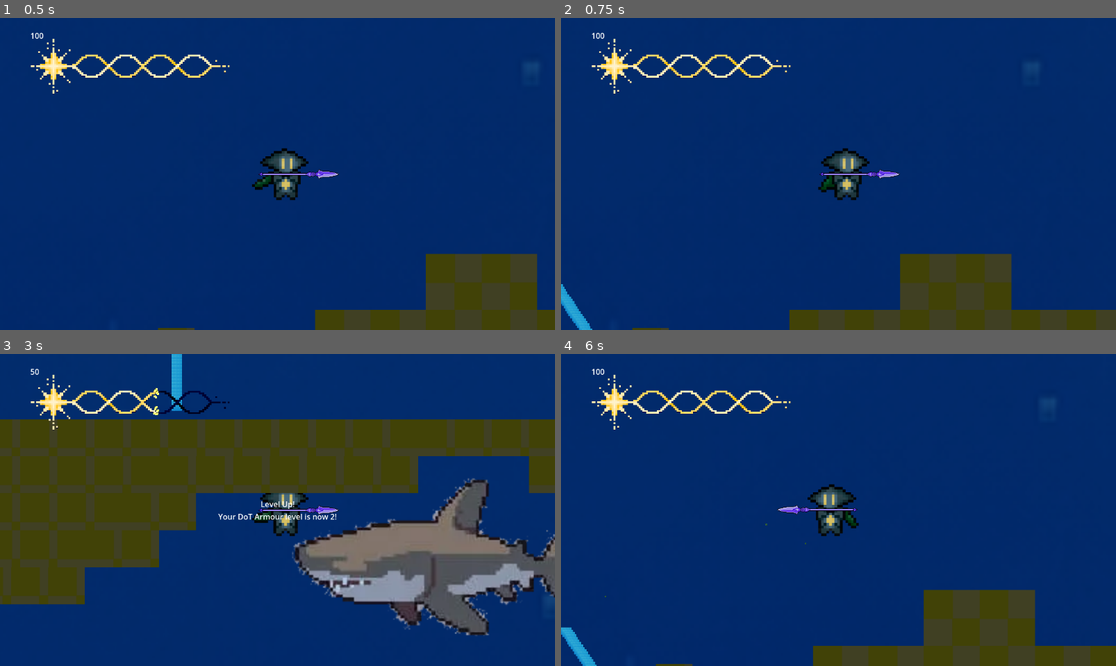
Above: before the commit, frames 1-4 (two rows, left to right).
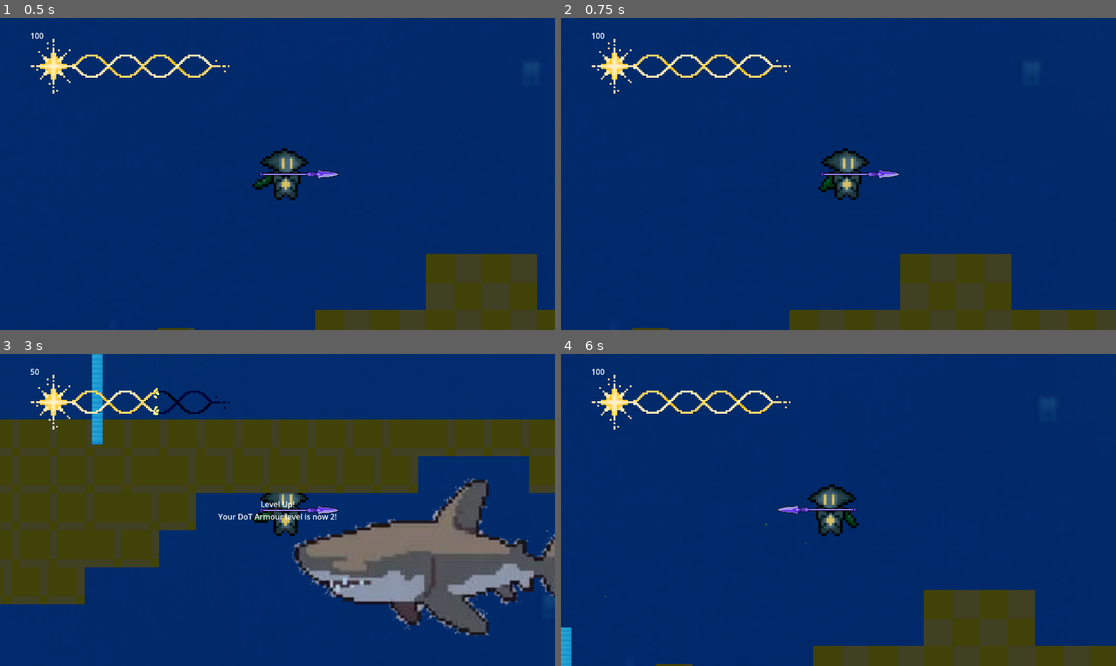
Above: after the commit, the same moments.

Repository: CommanderTuna999/Ocean-Game
Game: Godot game, scene res://Scenes/Game.tscn
Two runs of this game, one before a commit and one after it. Both use one fixed random seed, a clock stepped at 60 frames per second and the inputs below. The engine's default icon, where the game draws it, is replaced by a stand-in: a white triangle on a blue panel in a dark square.
Inputs (mouse positions are in pixels of both pictures, inside the frame that each line leads up to):
- Up to frame 1 (0.5 s): no input
- Up to frame 2 (0.75 s): move the mouse to (960, 158) at 0.52 s; hold D (Right) from 0.53 s (still down); tap Q (Dash) at 0.6 s
- Up to frame 3 (3 s): tap W (Up) at 0.77, 1.52 s; move the mouse to (166, 525) at 1.27 s; tap Space (Harpoon) at 1.35 s; move the mouse to (333, 441) at 2.02 s; release D (Right) at 2.03 s; hold A (Left) 2.03-2.78 s; hold Shift (Shift) 2.03-2.78 s; move the mouse to (249, 572) at 2.77 s; hold D (Right) from 2.78 s (still down); tap N (armour_level_test) at 2.85 s
- Up to frame 4 (6 s): tap W (Up) at 3.02, 3.77, 4.52 s; move the mouse to (1005, 556) at 3.52 s; click (1005, 556) at 3.6 s; move the mouse to (672, 463) at 4.27 s; release D (Right) at 4.28 s; hold A (Left) 4.28-5.03 s; tap Q (Dash) at 4.35 s; move the mouse to (866, 510) at 5.02 s; hold D (Right) 5.03-5.78 s; tap Space (Harpoon) at 5.1 s; move the mouse to (755, 432) at 5.77 s; hold A (Left) from 5.78 s (still down); tap Shift (Shift) at 5.85 s

Frame 1 is identical in both runs. In frame 2, 0.3% of the frame differs, in the area x 0-6%, y 85-100%; in frame 3, 0.9%, in the area x 16-33%, y 0-30%; in frame 4, 0.4%.
Error after the commit: Invalid access to property or key 'position' on a base object of type 'Nil'. (res://Scripts/seahorse.gd:70)

Commit message:
changes
basically nothing

Diff:
--- a/main game---ocean-thing/Scripts/seahorse.gd
+++ b/main game---ocean-thing/Scripts/seahorse.gd
@@ -62,11 +62,12 @@
 	instance.SpawnPos = global_position
 	instance.SpawnRot = rotation
 	main.call_deferred("add_child", instance)
-	instance.look_at(chase_subject.global_position)
 
 func _physics_process(_delta):
 	if aggro and chase_subject:
 		_shoot()
+		await get_tree().create_timer(2).timeout
+		look_at(chase_subject.position)
 		print(global_position.distance_to(chase_subject.global_position))
 		if global_position.distance_to(chase_subject.global_position) > 400:
 			velocity = (chase_subject.global_position - global_position).normalized() * speed
--- a/main game---ocean-thing/Scripts/shark.gd
+++ b/main game---ocean-thing/Scripts/shark.gd
@@ -16,8 +16,8 @@
 var kbtime = 0.0
 var kbvelocity = Vector2.ZERO
 
-func _ready() -> void:
-		animated_sprite_2d.play("idle")
+#func _ready() -> void:
+		#animated_sprite_2d.play("idle") we dont have animations yet
 func _process(_delta): #x axis flipping for now
 
 	if not chase_subject == null and chase_subject.position.x > position.x:
@@ -39,7 +39,7 @@
 func _on_aggro_area_body_entered(body):
 	chase_subject = body
 	aggro = true
-	animated_sprite_2d.play("aggro")
+#	animated_sprite_2d.play("aggro")
 	print('entered')
 
 
@@ -47,7 +47,7 @@
 func _on_aggro_area_body_exited(_body: Node2D) -> void:
 	chase_subject = null
 	aggro = false
-	animated_sprite_2d.play("idle")
+#	animated_sprite_2d.play("idle")
 	print("exited")
 
 
